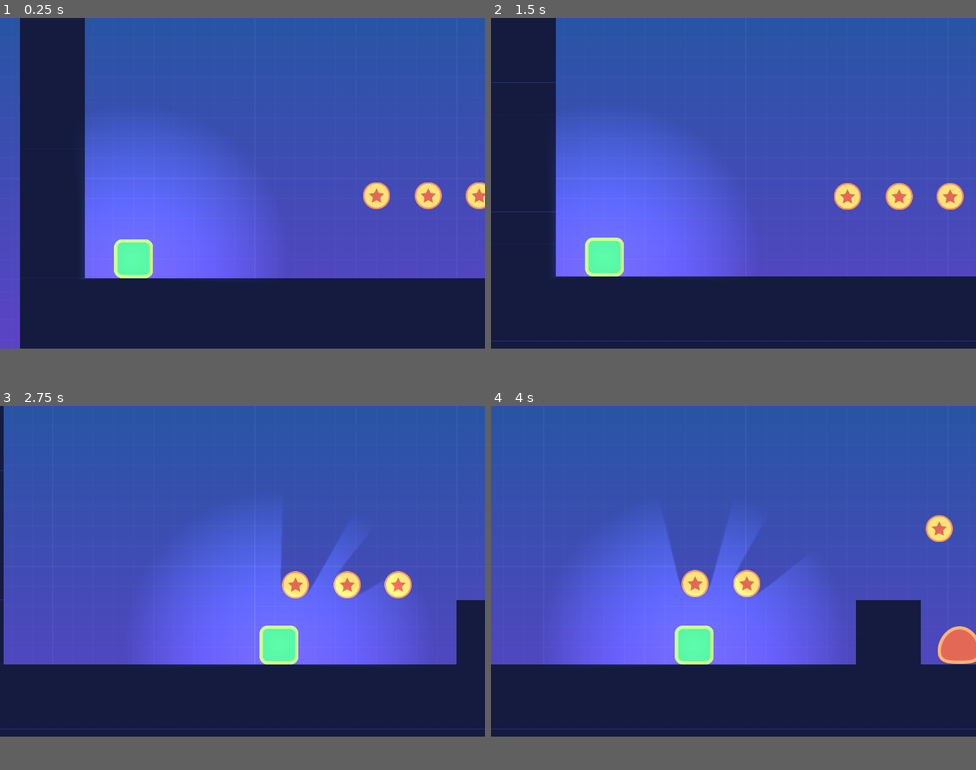
Above: before the commit, frames 1-4 (two rows, left to right).
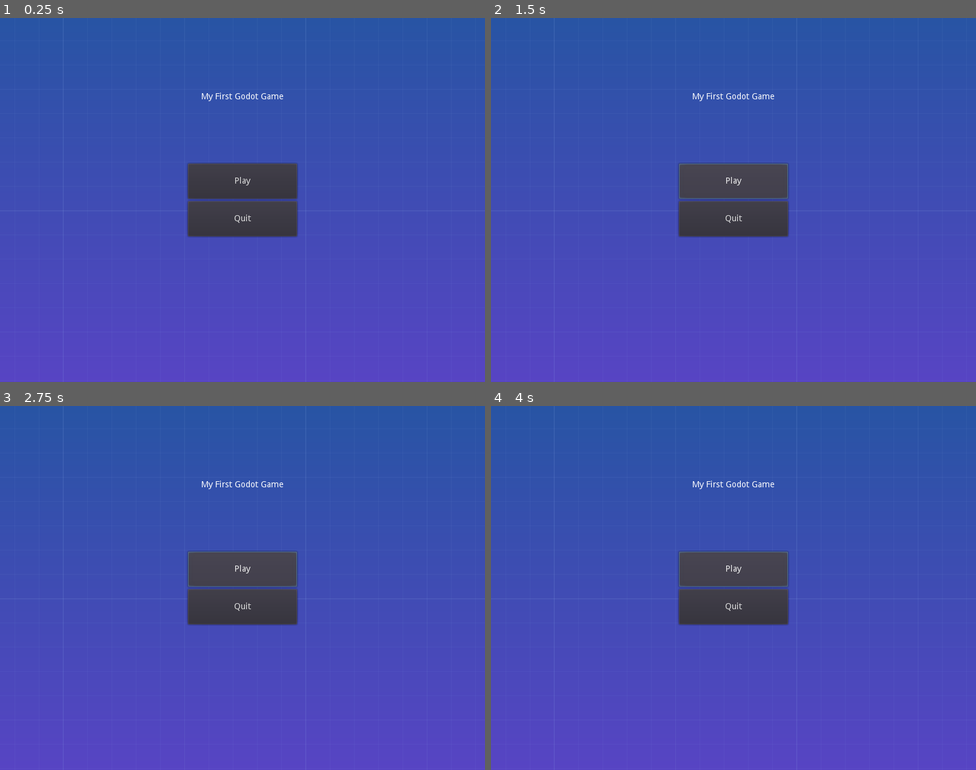
Above: after the commit, the same moments.

Repository: walizw/GodotProjects
Game: Godot game, scene res://scenes/ui/TitleScreen.tscn
Same seed, same stepped clock (60 frames per second), same inputs: the game is played once before the commit and once after it. Before the commit the project starts from res://scenes/level.tscn.
Inputs (mouse positions are in pixels of both pictures, inside the frame that each line leads up to):
- Up to frame 1 (0.25 s): no input
- Up to frame 2 (1.5 s): click (733, 167) at 0.5 s, where only the run after the commit has a clickable "Play"; click (733, 167) at 1.25 s, where only the run after the commit has a clickable "Play"
- Up to frame 3 (2.75 s): hold D (right) from 2.03 s (still down); tap W (jump) at 2.27 s
- Up to frame 4 (4 s): tap W (jump) at 3.02 s; release D (right) at 3.53 s; hold A (left) from 3.53 s (still down)
The window is 800x545 before the commit and 800x600 after it. Grey fills any space a smaller window leaves; there, only what the larger window draws over its background counts as a difference.

The runs differ from the first frame. In frame 1, 44% of the frame differs, in the area x 4-100%, y 0-91%; in frame 2, 46%, in the area x 0-100%, y 0-91%; in frame 3, 38%; in frame 4, 40%.

Commit message:
designed the title screen

Diff:
--- a/1. Platformer/prefabs/enemy.tscn
+++ b/1. Platformer/prefabs/enemy.tscn
@@ -37,7 +37,7 @@
 [node name="StompDetector" type="Area2D" parent="."]
 modulate = Color( 0.0588235, 0, 1, 1 )
 position = Vector2( 0, -67 )
-collision_layer = 16
+collision_layer = 18
 
 [node name="CollisionShape2D" type="CollisionShape2D" parent="StompDetector"]
 position = Vector2( 0, -14 )
--- a/1. Platformer/prefabs/player.tscn
+++ b/1. Platformer/prefabs/player.tscn
@@ -38,7 +38,7 @@
 [node name="Camera2D" type="Camera2D" parent="."]
 position = Vector2( 0, -225 )
 current = true
-zoom = Vector2( 1.25, 1.25 )
+zoom = Vector2( 1.35, 1.35 )
 limit_left = 0
 limit_top = 0
 limit_smoothed = true
--- /dev/null
+++ b/1. Platformer/prefabs/ui/PlayBtn.tscn
@@ -0,0 +1,7 @@
+[gd_scene format=2]
+
+[node name="PlayBtn" type="Button"]
+margin_right = 180.0
+margin_bottom = 58.0
+size_flags_vertical = 3
+text = "Play"
--- /dev/null
+++ b/1. Platformer/prefabs/ui/QuitBtn.tscn
@@ -0,0 +1,8 @@
+[gd_scene format=2]
+
+[node name="QuitBtn" type="Button"]
+margin_top = 62.0
+margin_right = 180.0
+margin_bottom = 120.0
+size_flags_vertical = 3
+text = "Quit"
--- /dev/null
+++ b/1. Platformer/prefabs/ui/Title.tscn
@@ -0,0 +1,10 @@
+[gd_scene format=2]
+
+[node name="Title" type="Label"]
+anchor_left = 0.5
+anchor_right = 0.5
+margin_left = -68.0
+margin_top = 123.0
+margin_right = 68.0
+margin_bottom = 137.0
+text = "My First Godot Game"
--- a/1. Platformer/project.godot
+++ b/1. Platformer/project.godot
@@ -21,13 +21,12 @@
 [application]
 
 config/name="1. Platformer"
-run/main_scene="res://scenes/level.tscn"
+run/main_scene="res://scenes/ui/TitleScreen.tscn"
 config/icon="res://assets/icon.png"
 
 [display]
 
-window/size/width=960
-window/size/height=655
+window/size/width=800
 window/size/always_on_top=true
 window/stretch/mode="2d"
 window/stretch/aspect="keep"
--- /dev/null
+++ b/1. Platformer/scenes/ui/TitleScreen.tscn
@@ -0,0 +1,33 @@
+[gd_scene load_steps=5 format=2]
+
+[ext_resource path="res://assets/background.png" type="Texture" id=1]
+[ext_resource path="res://prefabs/ui/PlayBtn.tscn" type="PackedScene" id=2]
+[ext_resource path="res://prefabs/ui/QuitBtn.tscn" type="PackedScene" id=3]
+[ext_resource path="res://prefabs/ui/Title.tscn" type="PackedScene" id=4]
+
+[node name="TitleScreen" type="Control"]
+anchor_right = 1.0
+anchor_bottom = 1.0
+
+[node name="Background" type="TextureRect" parent="."]
+anchor_right = 1.0
+anchor_bottom = 1.0
+texture = ExtResource( 1 )
+expand = true
+stretch_mode = 2
+
+[node name="Title" parent="." instance=ExtResource( 4 )]
+
+[node name="Menu" type="VBoxContainer" parent="."]
+anchor_left = 0.5
+anchor_top = 0.5
+anchor_right = 0.5
+anchor_bottom = 0.5
+margin_left = -90.0
+margin_top = -60.0
+margin_right = 90.0
+margin_bottom = 60.0
+
+[node name="PlayBtn" parent="Menu" instance=ExtResource( 2 )]
+
+[node name="QuitBtn" parent="Menu" instance=ExtResource( 3 )]
